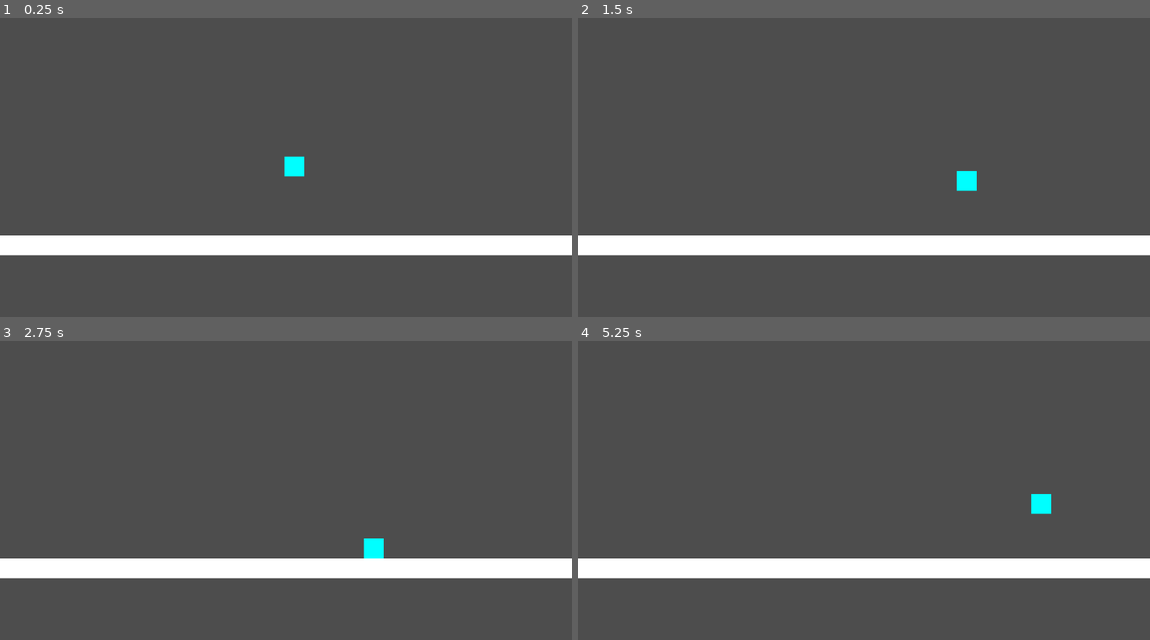
Above: before the commit, frames 1-4 (two rows, left to right).
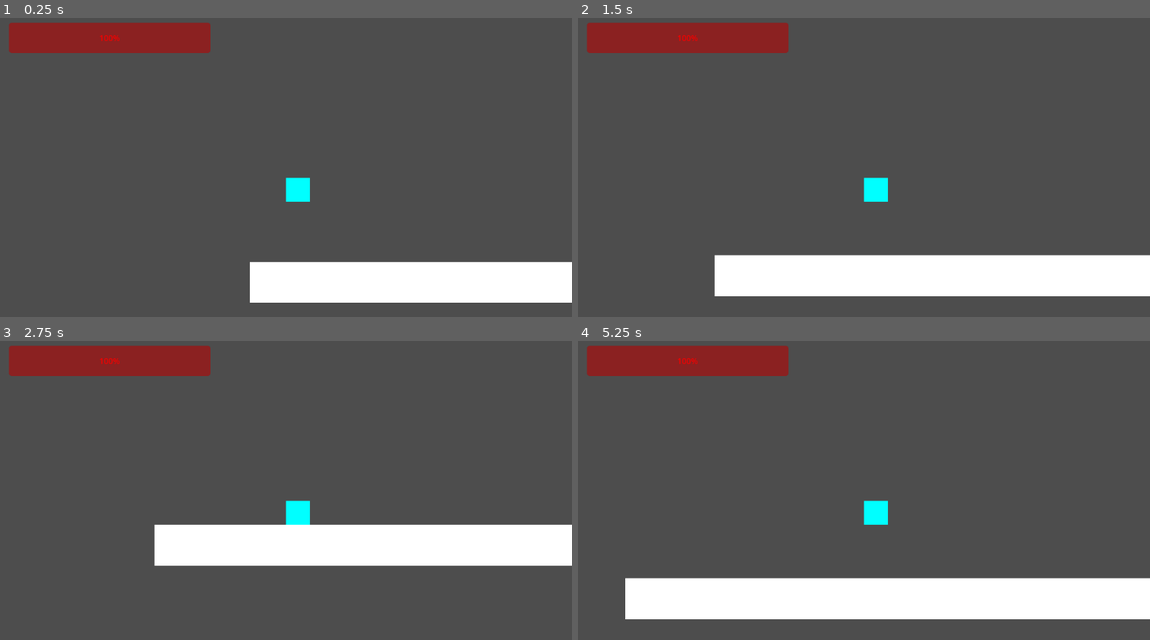
Above: after the commit, the same moments.

Repository: trollingboygamingYT/2dgame
Game: Godot game, scene res://Test.tscn
Two runs of this game, one before a commit and one after it. Both use one fixed random seed, a clock stepped at 60 frames per second and the inputs below.
Inputs:
- Up to frame 1 (0.25 s): no input
- Up to frame 2 (1.5 s): hold D (move_right) from 0.53 s (still down); tap Space (jump) at 0.77 s
- Up to frame 3 (2.75 s): tap Space (jump) at 1.52 s; release D (move_right) at 2.03 s; hold A (move_left) from 2.03 s (still down)
- Up to frame 4 (5.25 s): release A (move_left) at 2.78 s; hold D (move_right) 2.78-4.28 s; tap Space (jump) at 3.02, 3.77, 4.52 s; hold A (move_left) 4.28-5.03 s; hold D (move_right) from 5.03 s (still down)

The runs differ from the first frame. In frame 1, 19% of the frame differs, in the area x 0-100%, y 1-96%; in frame 2, 21%; in frame 3, 17%; in frame 4, 23%, in the area x 0-100%, y 1-94%.

Commit message:
Enemy and HealthBar

Diff:
--- /dev/null
+++ b/2DGame/test/Prefabs/Enemy.tscn
@@ -0,0 +1,20 @@
+[gd_scene load_steps=3 format=3 uid="uid://bi58p5m8g2ji"]
+
+[ext_resource type="Script" path="res://Scripts/Enemy/DamageCube.gd" id="1_4dgq2"]
+
+[sub_resource type="RectangleShape2D" id="RectangleShape2D_113pk"]
+size = Vector2(111, 127)
+
+[node name="DamageCube" type="Area2D"]
+script = ExtResource("1_4dgq2")
+
+[node name="CollisionShape2D" type="CollisionShape2D" parent="."]
+position = Vector2(-201, 112)
+shape = SubResource("RectangleShape2D_113pk")
+
+[node name="ColorRect" type="ColorRect" parent="CollisionShape2D"]
+offset_left = -59.0
+offset_top = -63.0
+offset_right = 56.0
+offset_bottom = 63.0
+color = Color(0, 0, 0, 1)
--- /dev/null
+++ b/2DGame/test/Prefabs/player.tscn
@@ -0,0 +1,31 @@
+[gd_scene load_steps=3 format=3 uid="uid://bemtufr5jtgnv"]
+
+[ext_resource type="Script" path="res://Scripts/Player/PlayerScript.gd" id="1_31hs5"]
+
+[sub_resource type="RectangleShape2D" id="RectangleShape2D_jq2xw"]
+size = Vector2(41, 41)
+
+[node name="player" type="CharacterBody2D"]
+script = ExtResource("1_31hs5")
+
+[node name="ColorRect" type="ColorRect" parent="."]
+offset_right = 40.0
+offset_bottom = 40.0
+color = Color(0, 1, 1, 1)
+
+[node name="CollisionShape2D" type="CollisionShape2D" parent="."]
+position = Vector2(20.5, 20.5)
+shape = SubResource("RectangleShape2D_jq2xw")
+
+[node name="CanvasLayer" type="CanvasLayer" parent="."]
+
+[node name="HealthBar" type="ProgressBar" parent="CanvasLayer"]
+modulate = Color(0.999703, 0.0911412, 0.0732893, 1)
+self_modulate = Color(1, 0.0901961, 0.0745098, 1)
+offset_left = 18.0
+offset_top = 11.0
+offset_right = 424.0
+offset_bottom = 72.0
+
+[node name="PlayerCamera" type="Camera2D" parent="."]
+zoom = Vector2(1.2, 1.2)
--- a/2DGame/test/Scripts/Player/PlayerScript.gd
+++ b/2DGame/test/Scripts/Player/PlayerScript.gd
@@ -8,11 +8,16 @@
 var health = 100
 const DAMAGE_AMOUNT = 10
 
+# HealthBar reference (now referencing the UI layer)
+@onready var health_bar = $CanvasLayer/HealthBar  # Adjust the path based on your scene structure
+
 # Called when the player is ready in the scene
 func _ready():
 	add_to_group("player")  # Make sure the player is in the "player" group to be detected
 	print("Player Health: ", health)  # Show initial health in the console
+	update_health_bar()  # Initialize the health bar
 
+# Physics process for movement
 func _physics_process(delta):
 	# Apply gravity
 	if not is_on_floor():
@@ -39,3 +44,16 @@
 	if health < 0:
 		health = 0  # Prevent health from going below 0
 	print("Player Health: ", health)  # Display updated health in the console
+	update_health_bar()  # Update the health bar
+	if health <= 0:
+		die()  # Call the die function if health reaches 0
+
+# Function to update the health bar
+func update_health_bar():
+	if health_bar:
+		health_bar.value = health  # Update the health bar's value
+
+# Function to handle player death
+func die():
+	print("Player has died!")  # Print a message to the console
+	queue_free()  # Delete the player node from the scene
--- a/2DGame/test/Test.tscn
+++ b/2DGame/test/Test.tscn
@@ -1,31 +1,16 @@
-[gd_scene load_steps=6 format=3 uid="uid://dcvp8x2dsd4op"]
+[gd_scene load_steps=3 format=3 uid="uid://dcvp8x2dsd4op"]
 
-[ext_resource type="Script" path="res://Scripts/Player/PlayerScript.gd" id="1_2pyf6"]
-[ext_resource type="Script" path="res://Scripts/Enemy/DamageCube.gd" id="2_6c0kh"]
-
-[sub_resource type="RectangleShape2D" id="RectangleShape2D_jq2xw"]
-size = Vector2(41, 41)
+[ext_resource type="PackedScene" uid="uid://bemtufr5jtgnv" path="res://Prefabs/player.tscn" id="1_suor4"]
 
 [sub_resource type="RectangleShape2D" id="RectangleShape2D_a48gs"]
 size = Vector2(1163.5, 39.25)
 
-[sub_resource type="RectangleShape2D" id="RectangleShape2D_113pk"]
-size = Vector2(111, 127)
-
 [node name="Node2D" type="Node2D"]
 position = Vector2(573, 264)
 
-[node name="player" type="CharacterBody2D" parent="."]
-script = ExtResource("1_2pyf6")
-
-[node name="ColorRect" type="ColorRect" parent="player"]
-offset_right = 40.0
-offset_bottom = 40.0
-color = Color(0, 1, 1, 1)
-
-[node name="CollisionShape2D" type="CollisionShape2D" parent="player"]
-position = Vector2(20.5, 20.5)
-shape = SubResource("RectangleShape2D_jq2xw")
+[node name="player" parent="." instance=ExtResource("1_suor4")]
+position = Vector2(-513, 18)
+collision_layer = 2
 
 [node name="Ground" type="StaticBody2D" parent="."]
 
@@ -36,12 +21,5 @@
 [node name="ColorRect" type="ColorRect" parent="Ground"]
 offset_left = -574.0
 offset_top = 176.0
-offset_right = 590.0
-offset_bottom = 216.0
-
-[node name="DamageCube" type="Area2D" parent="."]
-script = ExtResource("2_6c0kh")
-
-[node name="CollisionShape2D" type="CollisionShape2D" parent="DamageCube"]
-position = Vector2(-201, 112)
-shape = SubResource("RectangleShape2D_113pk")
+offset_right = 2126.0
+offset_bottom = 245.0
